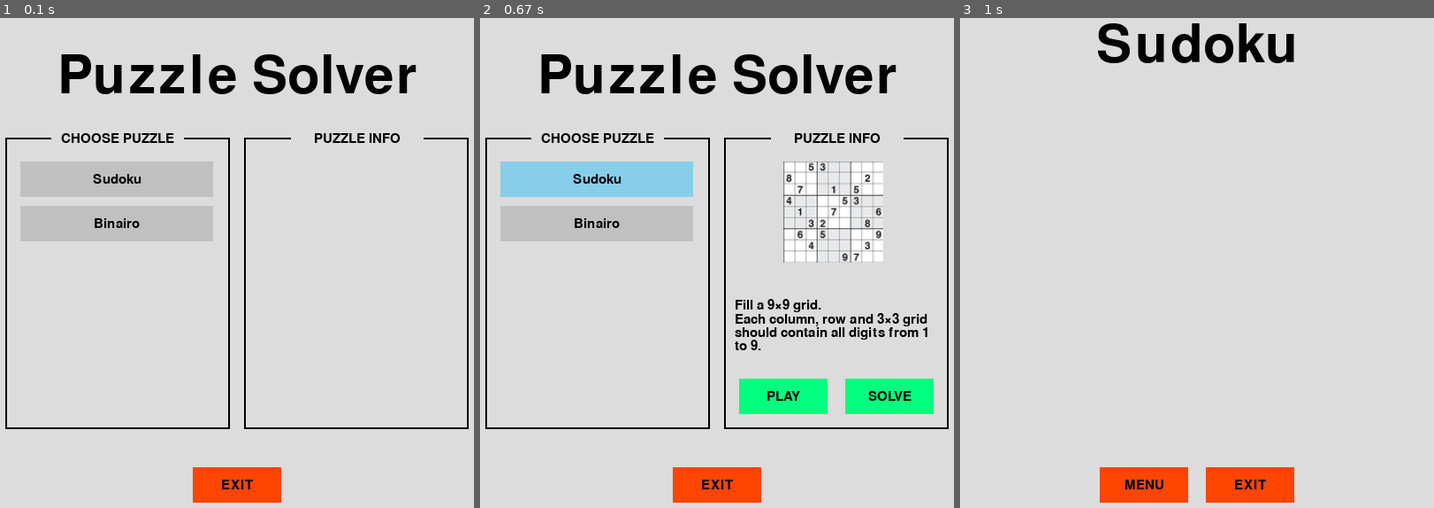
Above: before the commit, frames 1-3 (left to right).
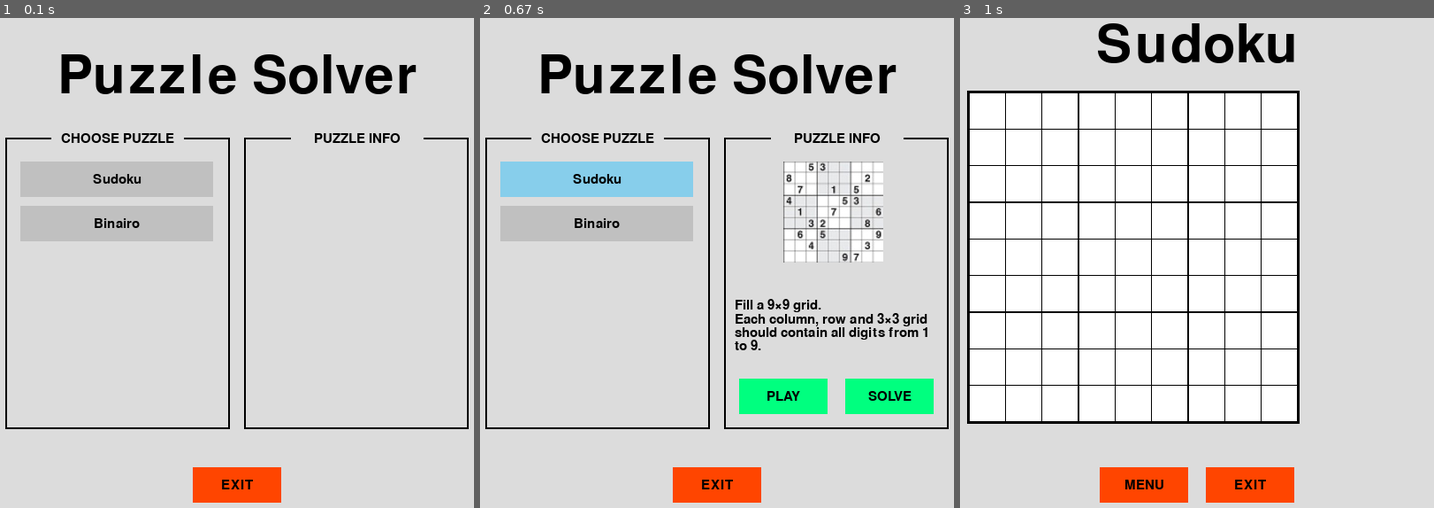
Above: after the commit, the same moments.

Repository: ChristopheVdE/Puzzle-solver
Game: pygame game, started from Application/Pygame/MainMenu.py
The game is run twice, just before and just after one commit, with the same random seed, the same clock (stepped at 60 frames per second) and the same inputs.
Inputs:
- Up to frame 1 (0.1 s): no input
- Up to frame 2 (0.67 s): click "Sudoku" at 0.38 s
- Up to frame 3 (1 s): click "PLAY" at 0.72 s

Frames 1-2 are identical in both runs. In frame 3, 48% of the frame differs, in the area x 1-72%, y 14-83%.

Commit message:
sudoku board (cubes drawn)

Diff:
--- a/Application/Pygame/MainMenu.py
+++ b/Application/Pygame/MainMenu.py
@@ -208,6 +208,11 @@
         mouse = pygame.mouse.get_pos()
         click = pygame.mouse.get_pressed()
 
+# BOARD ----------------------------------------------------------------------------------------------------
+        grid = board(Screen, 9, (140,100))
+        board.DarwBoardBackground(grid, black)
+        board.DrawCubes(grid, (255,255,255))
+
 # NAVIGATION BUTTONS ---------------------------------------------------------------------------------------
     # Menu button
         Button("MENU", (ScreenWidth / 2 - 110, ScreenHeight - 75), 100, 40, NavigationColor, NavigationHighlight, mouse)
@@ -255,5 +260,41 @@
         pygame.display.update()
 # ==========================================================================================================
 
+
+
+
+# Board ====================================================================================================
+class board():
+    def __init__(self, Screen, NumberOfCubes, StartPos):
+        self.Screen = Screen
+        self.NumberOfCubes = int(NumberOfCubes)
+        self.X = int(StartPos[0])
+        self.Y = int(StartPos[1])
+        self.CubeSize = 40
+
+    def DarwBoardBackground(self, BackgroundColor):
+        self.spaceBetweenCubes = 1
+        self.BoardSize = int((self.NumberOfCubes * self.CubeSize) + (self.NumberOfCubes * self.spaceBetweenCubes) + 2 + 5)
+        pygame.draw.rect(self.Screen, BackgroundColor, (self.X, self.Y, self.BoardSize, self.BoardSize))
+
+    def DrawCubes(self, CubeColor):
+        CubeX = self.X + 3                               #border arround board = 2
+        CubeY = self.Y + 3                               #border arround board = 2
+        for row in range(self.NumberOfCubes):  #rows
+            if row in [3, 6]:
+                #pygame.draw.line(self.Screen, (255, 0, 0), (self.X, CubeY -1), (self.X + self.BoardSize, CubeY -1), 2)
+                CubeY += 1
+            for col in range(self.NumberOfCubes):  #cols
+                if col in [3, 6]:
+                    #pygame.draw.line(self.Screen, (255, 0, 0), (CubeX -1, self.Y), (CubeX -1, self.Y + self.BoardSize), 2)
+                    CubeX += 1
+                pygame.draw.rect(self.Screen, CubeColor, (CubeX, CubeY, self.CubeSize, self.CubeSize))
+                CubeX += self.CubeSize + self.spaceBetweenCubes
+            CubeX = self.X + 3
+            CubeY += self.CubeSize + self.spaceBetweenCubes
+
+
+
+
 # Start game
 MainMenu()
